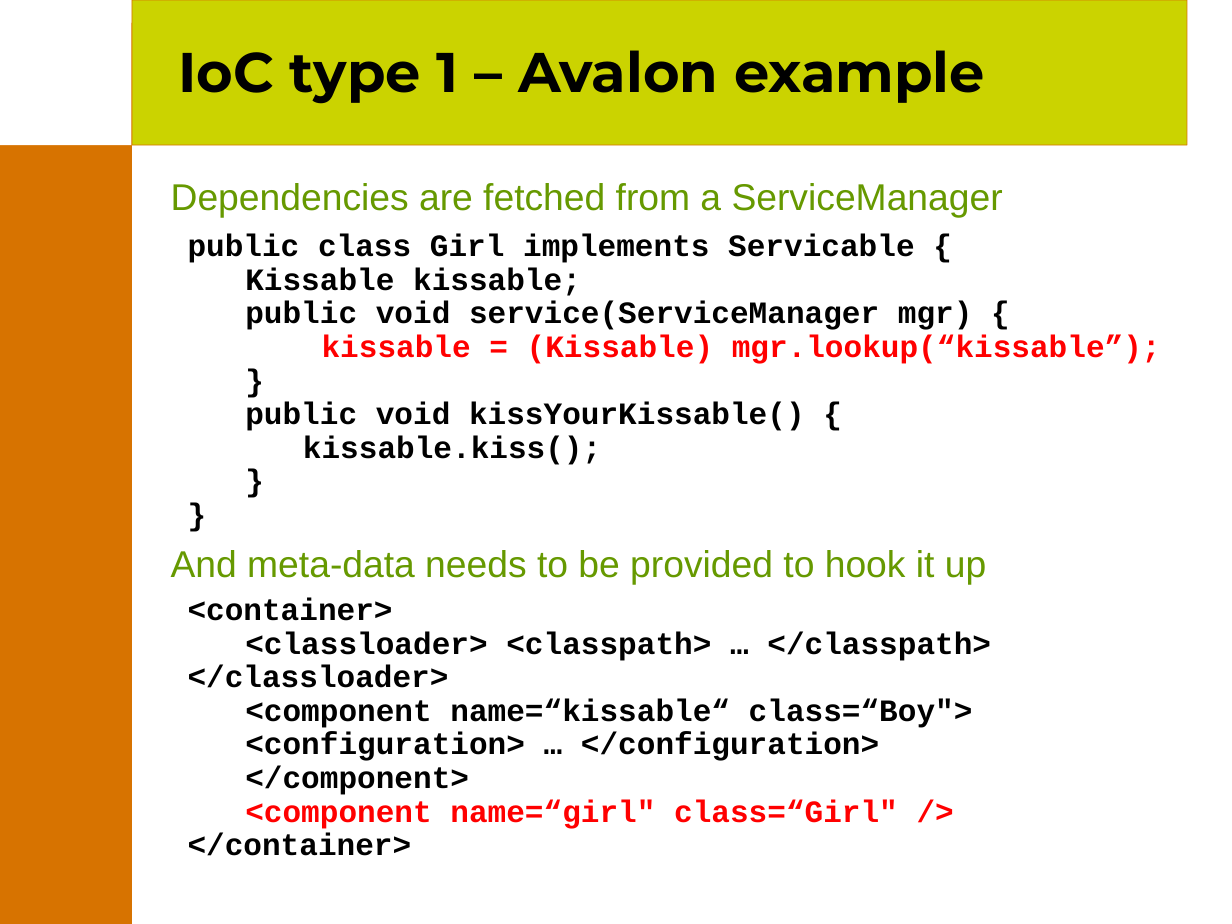
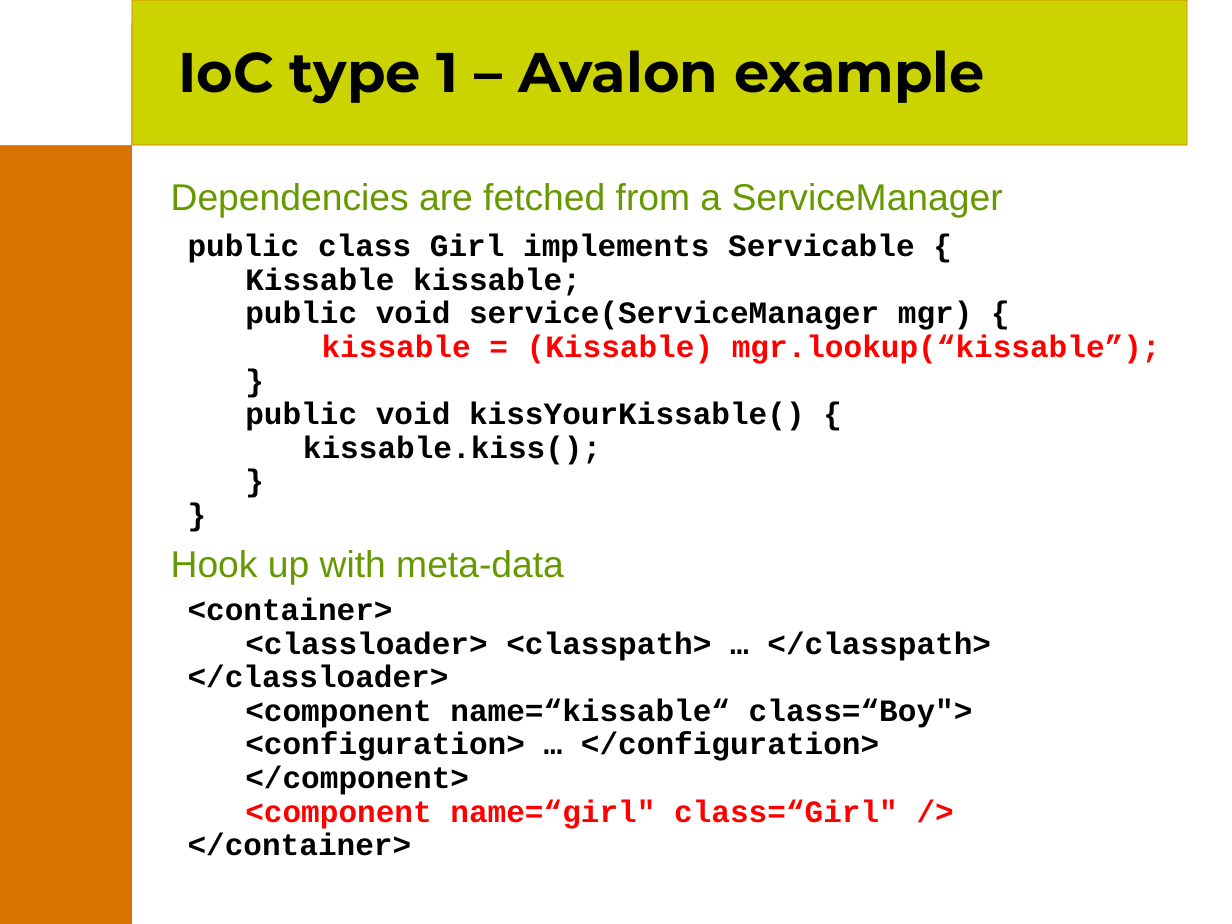
Before and after one commit to joehni/PicoContainer1-CVS, a slide deck: slide 29 of site/presentations/PicoContainer.ppt (slide 17 before the commit). Drawn at 1232x924 pixels with LibreOffice and Linux fonts; fonts in the diff are those of the drawing; background and template pictures are left out. Boxes give left, top, right and bottom in pixels: in the first picture for what was removed or moved away, otherwise in the second. Text is boxed around its words. In the diff, an @@ line names an element or a change of style, - is before the commit and + after.

```diff
--- a/site/presentations/PicoContainer.ppt
+++ b/site/presentations/PicoContainer.ppt
@@ text at (x1=171, y1=550, x2=564, y2=585): text changed @@
-And meta-data needs to be provided to hook it up
+Hook up with meta-data
```
Also in this commit, not shown: 14 other slides changed, 4 slides added, 7 slides removed.
